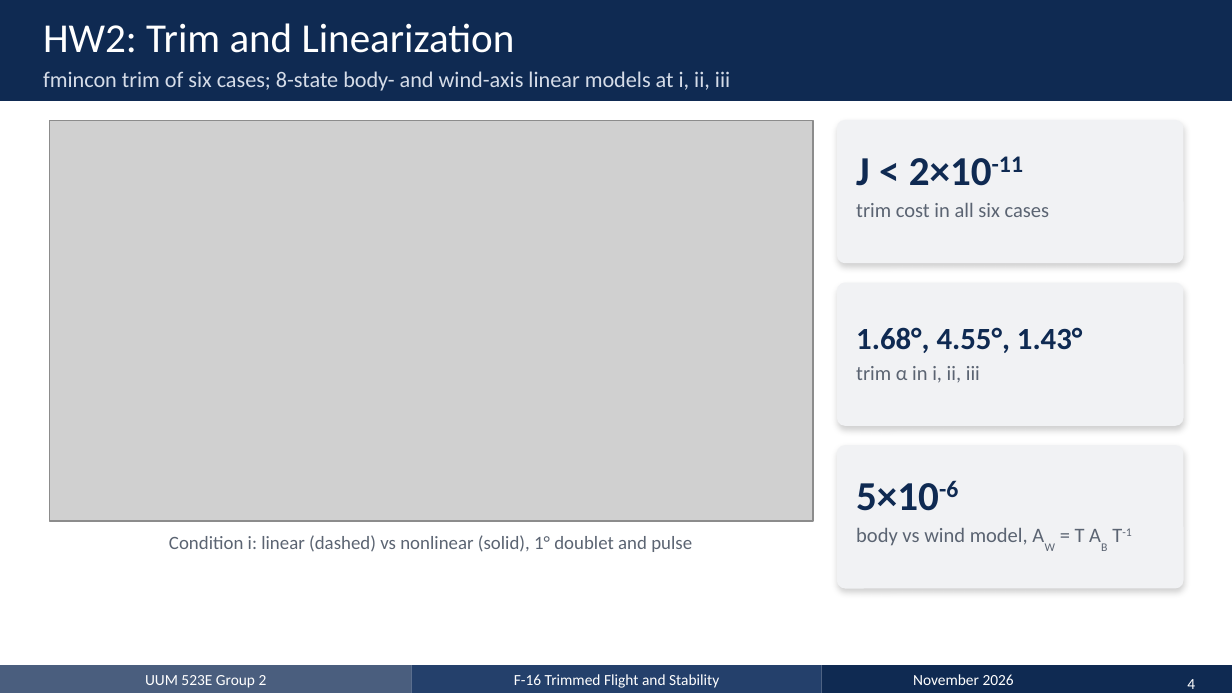
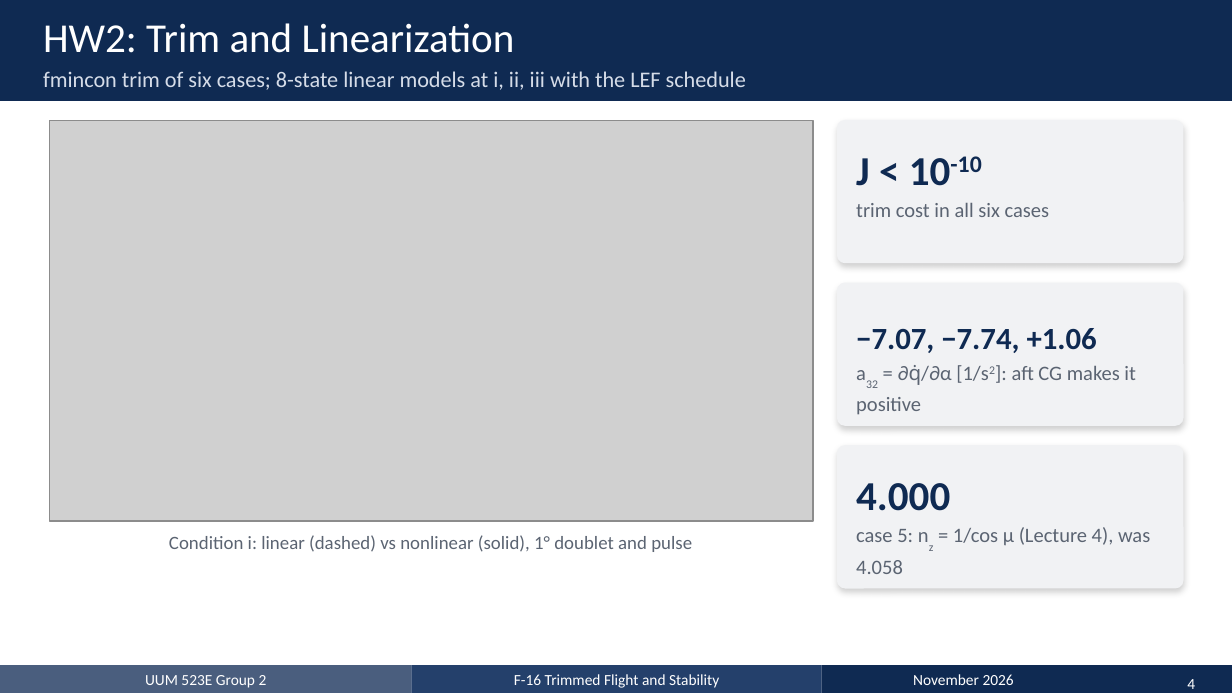
Before and after one commit to emircansurucu/UUM523E-F16-Flight-Dynamics, a slide deck: slide 4 of presentation/MT_Group2_Presentation_EN.pptx. Drawn at 1232x693 pixels with LibreOffice and Linux fonts; fonts in the diff are those of the drawing; grey boxes stand for pictures. Boxes give left, top, right and bottom in pixels: in the first picture for what was removed or moved away, otherwise in the second. Text is boxed around its words. In the diff, an @@ line names an element or a change of style, - is before the commit and + after.

Commit message:
HW2 geri bildirimi: nz = 1/cos μ, tarifeli LEF, çözüm kılavuzu uyumu
Hocanın HW2 geri bildirimi ve çözüm kılavuzuna göre trim, doğrusallaştırma,
Midterm sonuçları, raporlar ve sunum güncellendi.

Model ve kod
- trim_F16: Durum 5'te yük faktörü Ders 4'teki gibi f_NLF = nz - 1/cos μ
  (önceden gövde ekseni normal ivmesi). Yeni trim: φ = 75.74°, μ = 75.522°.
- linearize_F16: δlef her adımda tarifeden hesaplanıyor ('tarife');
  Midterm Problem 2 için 'sabit' seçeneği. Adım Ders 5'teki gibi 1e-3.
- init_F16: kütle m = 9295.4 kg (çözüm kılavuzu; önceden W/g0 = 9298.64 kg).
- Yeni: lefTarife.m (LEF tarifesi), sim_F16.m (trimden benzetim).
- run_HW2 ve run_MT sadeleştirildi, ek doğrulamalar çıkarıldı.

Sonuçlar
- HW2_Group2.mat, MT_Group2.mat ve bütün grafikler yeniden üretildi.
- Trim değerleri çözüm kılavuzuyla son basamağa kadar örtüşüyor; A/B'de
  yalnızca β türevlerinde 1e-4 mertebesinde fark var (tablolardaki β = 0 kırılması).
- iii: LEF tarifesiyle kısa periyot iki reel köke ayrılıyor, fugoid
  kararsız (t2 = 20.5 s); LEF sabitken +0.787 1/s kökü var.

Rapor, sunum, README
- Üç koşulun A matrisi karşılaştırması fiziksel nedenleriyle eklendi
  (tablo alin.tex).
- Ödev 2 düzeltmeleri listesi ve çözüm kılavuzuyla karşılaştırma eklendi.
- Bütün tablolar, metindeki sayılar ve sunum (EN/TR, pptx/pdf) güncellendi.

```diff
--- a/presentation/MT_Group2_Presentation_EN.pptx
+++ b/presentation/MT_Group2_Presentation_EN.pptx
@@ text at box(43, 71, 746, 90): text changed @@
-fmincon trim of six cases; 8-state body- and wind-axis linear models at i, ii, iii
+fmincon trim of six cases; 8-state linear models at i, ii, iii with the LEF schedule
@@ text at box(856, 156, 981, 186): text changed @@
-J < 2×10-11
+J < 10-10
@@ text at box(856, 328, 1097, 353): text changed @@
-1.68°, 4.55°, 1.43°
+−7.07, −7.74, +1.06
@@ text at box(856, 365, 1136, 415): text changed @@
-trim α in i, ii, iii
+a32 = ∂q̇/∂α [1/s2]: aft CG makes it positive
@@ text at box(856, 483, 950, 511): text changed @@
-5×10-6
+4.000
@@ text at box(856, 527, 1150, 574): text changed @@
-body vs wind model, AW = T AB T-1
+case 5: nz = 1/cos μ (Lecture 4), was 4.058
```
Also in this commit, not shown: 9 other slides changed, 56 other files.
